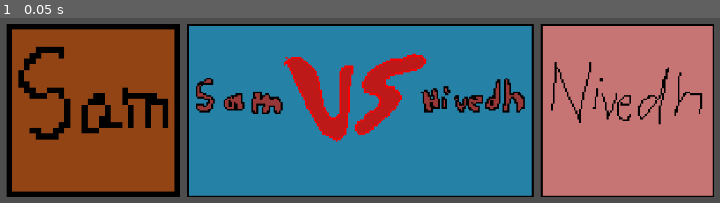
Above: before the commit, frame 1.
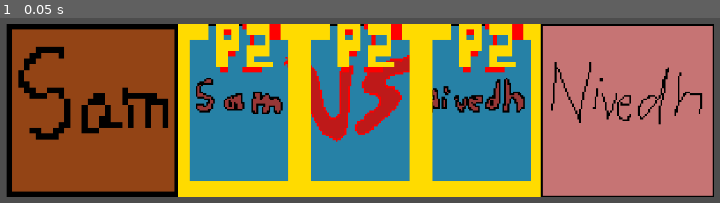
Above: after the commit, the same moment.

Repository: Nivedh-scammer/Western-Smash-College
Game: Godot game, scene res://scene/character_selection.tscn
Same seed, same stepped clock (60 frames per second), same inputs: the game is played once before the commit and once after it. This scene is started directly instead of the project's main scene.
Inputs:
- Up to frame 1 (0.05 s): no input

The runs differ from the first frame. In frame 1, 18% of the frame differs, in the area x 24-76%, y 3-97%.

Commit message:
finished the visual aspect of the selection screen

Diff:
--- /dev/null
+++ b/assets/characters/characterResourceFighting/2_nivedh.tres
@@ -0,0 +1,10 @@
+[gd_resource type="Resource" script_class="Character_Resource_Fighting" load_steps=3 format=3 uid="uid://bv8ti2qijoxkv"]
+
+[ext_resource type="Script" uid="uid://de21r07ctqvh2" path="res://assets/characters/character_resources.gd" id="1_dg4dy"]
+[ext_resource type="Texture2D" uid="uid://bxtuftedn5t4t" path="res://assets/characters/characterProfile/Nivedh Icon.png" id="2_r6pb1"]
+
+[resource]
+script = ExtResource("1_dg4dy")
+name = "Nivedh"
+texture = ExtResource("2_r6pb1")
+metadata/_custom_type_script = "uid://de21r07ctqvh2"
--- /dev/null
+++ b/scene/character_selection.gd
@@ -0,0 +1 @@
+extends Control
--- a/scene/character_selection.tscn
+++ b/scene/character_selection.tscn
@@ -1,8 +1,12 @@
-[gd_scene load_steps=4 format=3 uid="uid://bpgqnl8ly55ve"]
+[gd_scene load_steps=8 format=3 uid="uid://bpgqnl8ly55ve"]
 
 [ext_resource type="Texture2D" uid="uid://c0eixrhd4gmkt" path="res://assets/characters/characterProfile/Sam Icon.png" id="1_dwavm"]
+[ext_resource type="Script" uid="uid://b3ue44g2wicsk" path="res://scene/character_selection.gd" id="1_gahpj"]
 [ext_resource type="Texture2D" uid="uid://r3ohfqtgcxq5" path="res://assets/characters/characterProfile/Versus Icon.png" id="2_81hqe"]
 [ext_resource type="Texture2D" uid="uid://bxtuftedn5t4t" path="res://assets/characters/characterProfile/Nivedh Icon.png" id="3_2qblp"]
+[ext_resource type="PackedScene" uid="uid://dutdtwo85m1eg" path="res://scene/selection_box.tscn" id="3_81hqe"]
+[ext_resource type="Resource" uid="uid://qiwcb5xr1bb2" path="res://assets/characters/characterResourceFighting/1_sam.tres" id="5_gueu1"]
+[ext_resource type="Resource" uid="uid://bv8ti2qijoxkv" path="res://assets/characters/characterResourceFighting/2_nivedh.tres" id="6_ci3hj"]
 
 [node name="CharacterSelection" type="Control"]
 layout_mode = 3
@@ -11,6 +15,7 @@
 anchor_bottom = 1.0
 grow_horizontal = 2
 grow_vertical = 2
+script = ExtResource("1_gahpj")
 
 [node name="HBoxContainer" type="HBoxContainer" parent="."]
 layout_mode = 1
@@ -44,19 +49,20 @@
 theme_override_constants/v_separation = 0
 columns = 3
 
-[node name="SelectionBox" type="Control" parent="HBoxContainer/Characters/GridContainer"]
-custom_minimum_size = Vector2(60, 100)
+[node name="SelectionBox" parent="HBoxContainer/Characters/GridContainer" instance=ExtResource("3_81hqe")]
+custom_minimum_size = Vector2(70, 100)
 layout_mode = 2
+character = ExtResource("5_gueu1")
 
-[node name="TextureRect" type="TextureRect" parent="HBoxContainer/Characters/GridContainer/SelectionBox"]
-layout_mode = 0
-offset_right = 40.0
-offset_bottom = 40.0
+[node name="SelectionBox2" parent="HBoxContainer/Characters/GridContainer" instance=ExtResource("3_81hqe")]
+custom_minimum_size = Vector2(70, 100)
+layout_mode = 2
+selectable = false
 
-[node name="TextureRect2" type="TextureRect" parent="HBoxContainer/Characters/GridContainer/SelectionBox"]
-layout_mode = 0
-offset_right = 40.0
-offset_bottom = 40.0
+[node name="SelectionBox3" parent="HBoxContainer/Characters/GridContainer" instance=ExtResource("3_81hqe")]
+custom_minimum_size = Vector2(70, 100)
+layout_mode = 2
+character = ExtResource("6_ci3hj")
 
 [node name="TextureRect3" type="TextureRect" parent="HBoxContainer"]
 layout_mode = 2
--- /dev/null
+++ b/scene/selection_box.gd
@@ -0,0 +1,27 @@
+extends Control
+class_name CharacterSelectionBox
+
+@export var selectable = true
+@export var character: Character_Resource_Fighting
+
+@onready var p_1_texture: TextureRect = $P1Texture
+@onready var p_2_texture: TextureRect = $P2Texture
+
+enum Player {NONE, PLAYER1, PLAYER2}
+
+var selected = false
+
+func _ready() -> void:
+	pass
+
+func set_player_selection(player: Player):
+	pass
+
+func get_character():
+	return character
+
+func reset():
+	selected = false
+
+	p_1_texture.hide()
+	p_2_texture.hide()
--- /dev/null
+++ b/scene/selection_box.tscn
@@ -0,0 +1,25 @@
+[gd_scene load_steps=4 format=3 uid="uid://dutdtwo85m1eg"]
+
+[ext_resource type="Texture2D" uid="uid://cwcm2hgjchq10" path="res://assets/characters/characterProfile/p1_box.png" id="1_2c28s"]
+[ext_resource type="Script" uid="uid://845gepp3jk2d" path="res://scene/selection_box.gd" id="1_l04tn"]
+[ext_resource type="Texture2D" uid="uid://bmrs1jbhfath7" path="res://assets/characters/characterProfile/p2_box.png" id="2_l04tn"]
+
+[node name="SelectionBox" type="Control"]
+custom_minimum_size = Vector2(60, 100)
+layout_mode = 3
+anchors_preset = 0
+script = ExtResource("1_l04tn")
+
+[node name="P1Texture" type="TextureRect" parent="."]
+layout_mode = 0
+offset_right = 70.0
+offset_bottom = 100.0
+texture = ExtResource("1_2c28s")
+expand_mode = 1
+
+[node name="P2Texture" type="TextureRect" parent="."]
+layout_mode = 0
+offset_right = 70.0
+offset_bottom = 100.0
+texture = ExtResource("2_l04tn")
+expand_mode = 1
Renamed: assets/characters/1_sam.tres -> assets/characters/characterResourceFighting/1_sam.tres
Not shown, added: scene/character_selection.gd.uid
Not shown, added: scene/selection_box.gd.uid
